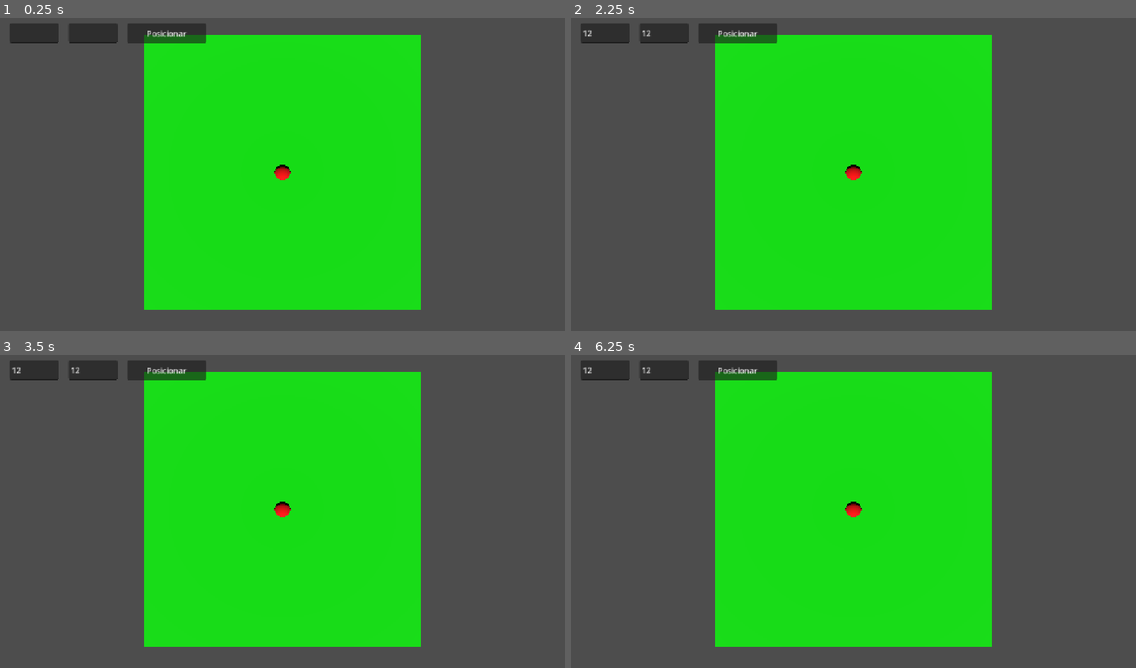
Above: before the commit, frames 1-4 (two rows, left to right).
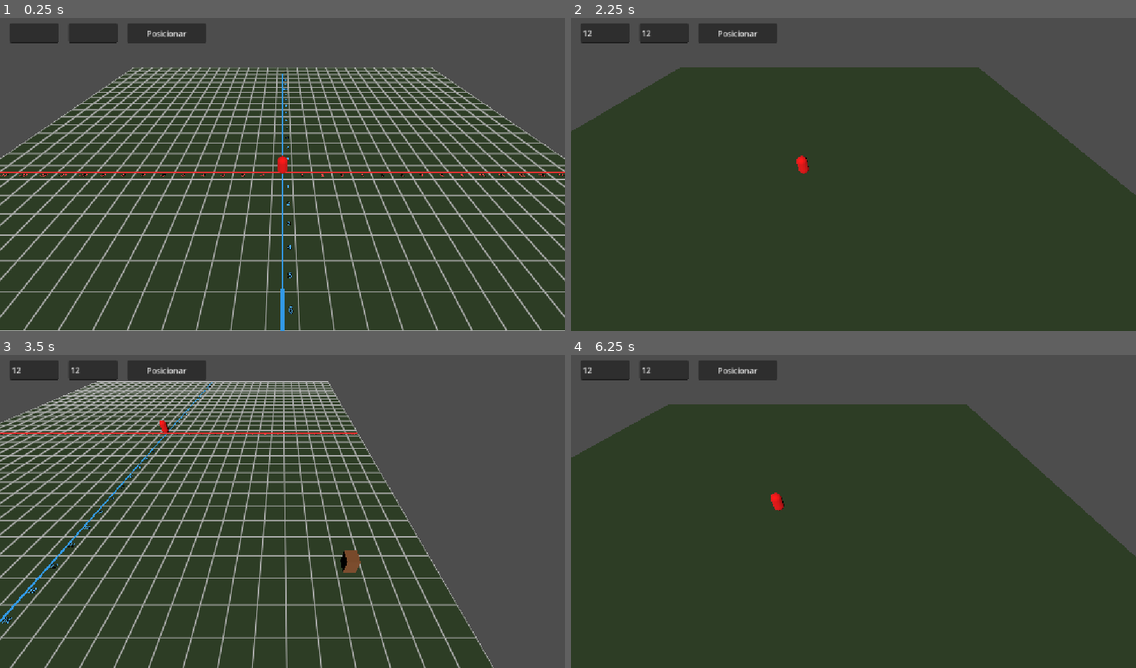
Above: after the commit, the same moments.

Repository: viniciussantz/Defesa-Cartesiana
Game: Godot game, scene res://scenes/main/main.tscn
The game is run twice, just before and just after one commit, with the same random seed, the same clock (stepped at 60 frames per second) and the same inputs.
Inputs (mouse positions are in pixels of both pictures, inside the frame that each line leads up to):
- Up to frame 1 (0.25 s): no input
- Up to frame 2 (2.25 s): click (604, 33) at 0.52 s; type "12" at 0.6 s; click (661, 33) at 0.75 s; type "12" at 0.83 s; click "Posicionar" at 1.25 s; tap Enter at 2 s; move the mouse to (977, 155) at 2.02 s; hold Right (ui_right) from 2.03 s (still down); tap Space at 2.1 s; click (977, 155) at 2.17 s
- Up to frame 3 (3.5 s): tap Space at 2.27, 2.57, 2.85, 3.02, 3.32 s; move the mouse to (169, 524) at 2.77 s; release Right (ui_right) at 2.78 s; hold Down (ui_down) from 2.78 s (still down); click (169, 524) at 2.92 s
- Up to frame 4 (6.25 s): move the mouse to (910, 439) at 3.52 s; release Down (ui_down) at 3.53 s; hold Right (ui_right) 3.53-4.28 s; tap Space at 3.6, 4.35, 4.52, 4.82, 5.1, 5.27, 5.57, 5.85, 6.02 s; click (910, 439) at 3.67 s; move the mouse to (825, 574) at 4.27 s; hold Up (ui_up) 4.28-5.03 s; click (825, 574) at 4.42 s; move the mouse to (1023, 558) at 5.02 s; hold Left (ui_left) from 5.03 s (still down); click (1023, 558) at 5.17 s; move the mouse to (684, 461) at 5.77 s; click (684, 461) at 5.92 s

The runs differ from the first frame. In frame 1, 81% of the frame differs, in the area x 0-100%, y 5-100%; in frame 2, 82%; in frame 3, 70%; in frame 4, 81%.

Commit message:
feat: adiciona camera RTS 3D e grid cartesiano interativo com toggle

Diff:
--- a/project.godot
+++ b/project.godot
@@ -27,4 +27,3 @@
 [rendering]
 
 rendering_device/driver.windows="d3d12"
-renderer/rendering_method="mobile"
--- a/scenes/main/main.gd
+++ b/scenes/main/main.gd
@@ -3,11 +3,61 @@
 const CENA_ATALAIA = preload("res://scenes/torres/atalaia.tscn")
 
 @export var tamanho_celula: float = 2.0
+@export var alcance_grid: int = 15 # Gera marcadores de -10 até +10
 
+@onready var chao_grid: MeshInstance3D = $ChaoGrid
+
+var container_marcadores: Node3D
+var grid_visivel: bool = true
 
 func _ready() -> void:
 	$CanvasLayer/BotaoConstruir.pressed.connect(_on_botao_construir_pressed)
+	gerar_marcadores_cartesiano()
 
+func _unhandled_input(event: InputEvent) -> void:
+	if event is InputEventKey and event.pressed and not event.echo:
+		if event.keycode == KEY_SPACE:
+			alternar_grid()
+
+func alternar_grid() -> void:
+	grid_visivel = !grid_visivel
+
+	# Esconde ou mostra as legendas numéricas
+	if container_marcadores:
+		container_marcadores.visible = grid_visivel
+
+	# Envia o novo estado para o material do Shader
+	if chao_grid:
+		var mat = chao_grid.get_surface_override_material(0) as ShaderMaterial
+		if mat:
+			mat.set_shader_parameter("exibir_grid", grid_visivel)
+
+func gerar_marcadores_cartesiano() -> void:
+	container_marcadores = Node3D.new()
+	container_marcadores.name = "MarcadoresGrid"
+	add_child(container_marcadores)
+
+	for i in range(-alcance_grid, alcance_grid + 1):
+		if i == 0:
+			continue
+
+		var label_x = Label3D.new()
+		label_x.text = str(i)
+		label_x.pixel_size = 0.01
+		label_x.font_size = 48
+		label_x.modulate = Color(1, 0.3, 0.3)
+		label_x.position = Vector3(i * tamanho_celula, 0.1, 0.5)
+		label_x.rotation_degrees.x = -90
+		container_marcadores.add_child(label_x)
+
+		var label_z = Label3D.new()
+		label_z.text = str(i)
+		label_z.pixel_size = 0.01
+		label_z.font_size = 48
+		label_z.modulate = Color(0.3, 0.7, 1)
+		label_z.position = Vector3(0.5, 0.1, i * tamanho_celula)
+		label_z.rotation_degrees.x = -90
+		container_marcadores.add_child(label_z)
 
 func _on_botao_construir_pressed() -> void:
 	var x: int = int($CanvasLayer/InputX.text)
--- a/scenes/main/main.tscn
+++ b/scenes/main/main.tscn
@@ -2,12 +2,21 @@
 
 [ext_resource type="Script" uid="uid://bgmxjggk8ncoa" path="res://scenes/main/main.gd" id="1_hyk8p"]
 [ext_resource type="PackedScene" uid="uid://b2rjrfk1is6ig" path="res://scenes/inimigos/inimigo.tscn" id="2_iuonh"]
+[ext_resource type="Shader" uid="uid://l7quo08foqun" path="res://shaders/grid_cartesiano.gdshader" id="2_l3cfh"]
+[ext_resource type="Script" uid="uid://c7iyf62paqy0p" path="res://scripts/camera_rts.gd" id="3_k2fmo"]
 
 [sub_resource type="PlaneMesh" id="PlaneMesh_g4v7s"]
-size = Vector2(20, 20)
+size = Vector2(62, 62)
 
-[sub_resource type="StandardMaterial3D" id="StandardMaterial3D_yf5fn"]
-albedo_color = Color(0, 1, 0, 1)
+[sub_resource type="ShaderMaterial" id="ShaderMaterial_l3cfh"]
+render_priority = 0
+shader = ExtResource("2_l3cfh")
+shader_parameter/exibir_grid = true
+shader_parameter/tamanho_celula = 2.0
+shader_parameter/cor_fundo = Color(0.18, 0.24, 0.15, 1)
+shader_parameter/cor_grade = Color(0.7, 0.7, 0.7, 0.3)
+shader_parameter/cor_eixo_x = Color(0.9, 0.2, 0.2, 1)
+shader_parameter/cor_eixo_z = Color(0.2, 0.6, 0.9, 1)
 
 [sub_resource type="BoxShape3D" id="BoxShape3D_g4v7s"]
 size = Vector3(20, 0.1, 20)
@@ -17,10 +26,6 @@
 
 [node name="Sol" type="DirectionalLight3D" parent="." unique_id=859875625]
 transform = Transform3D(1, 0, 0, 0, 0.70710677, 0.70710677, 0, -0.70710677, 0.70710677, 0, 0, 0)
-
-[node name="CameraPrincipal" type="Camera3D" parent="." unique_id=1692571749]
-transform = Transform3D(1, 0, 0, 0, -4.371139e-08, 1, 0, -1, -4.371139e-08, 0, 15, 0)
-current = true
 
 [node name="Torres" type="Node3D" parent="." unique_id=1621792077]
 
@@ -45,13 +50,20 @@
 offset_bottom = 60.0
 text = "Posicionar"
 
-[node name="Chao" type="MeshInstance3D" parent="." unique_id=472142663]
+[node name="ChaoGrid" type="MeshInstance3D" parent="." unique_id=472142663]
 mesh = SubResource("PlaneMesh_g4v7s")
-surface_material_override/0 = SubResource("StandardMaterial3D_yf5fn")
+surface_material_override/0 = SubResource("ShaderMaterial_l3cfh")
 
-[node name="StaticBody3D" type="StaticBody3D" parent="Chao" unique_id=1476428418]
+[node name="StaticBody3D" type="StaticBody3D" parent="ChaoGrid" unique_id=1476428418]
 
-[node name="CollisionShape3D" type="CollisionShape3D" parent="Chao/StaticBody3D" unique_id=1510812623]
+[node name="CollisionShape3D" type="CollisionShape3D" parent="ChaoGrid/StaticBody3D" unique_id=1510812623]
 shape = SubResource("BoxShape3D_g4v7s")
 
 [node name="Inimigo" parent="." unique_id=246776501 instance=ExtResource("2_iuonh")]
+
+[node name="CameraPivot" type="Node3D" parent="." unique_id=1030766222]
+script = ExtResource("3_k2fmo")
+
+[node name="Camera3D" type="Camera3D" parent="CameraPivot" unique_id=338294699]
+transform = Transform3D(1, 0, 0, 0, 0.70710677, 0.70710677, 0, -0.70710677, 0.70710677, 0, 15, 15)
+current = true
--- a/scenes/torres/atalaia.gd
+++ b/scenes/torres/atalaia.gd
@@ -26,6 +26,9 @@
 
 
 func _on_timer_timeout() -> void:
+	# Remove inimigos que já foram destruídos do array
+	inimigos_no_alcance = inimigos_no_alcance.filter(func(ini): return is_instance_valid(ini))
+
 	if inimigos_no_alcance.size() > 0:
 		var alvo = inimigos_no_alcance[0]
 		atacar(alvo)
--- /dev/null
+++ b/scripts/camera_rts.gd
@@ -0,0 +1,69 @@
+extends Node3D
+
+@export_category("Movimentação")
+@export var velocidade_movimento: float = 25.0
+@export var suavizacao: float = 10.0
+
+@export_category("Zoom")
+@export var velocidade_zoom: float = 2.0
+@export var zoom_min: float = 5.0
+@export var zoom_max: float = 35.0
+
+@export_category("Rotação")
+@export var sensibilidade_mouse: float = 0.005
+
+@onready var camera: Camera3D = $Camera3D
+
+var _arrastando_mouse: bool = false
+var _zoom_alvo: float = 15.0
+
+func _ready() -> void:
+	if camera:
+		_zoom_alvo = camera.position.z
+
+func _unhandled_input(event: InputEvent) -> void:
+	# Ativa rotação segurando Botão Direito ou Botão do Meio (Scroll)
+	if event is InputEventMouseButton:
+		if event.button_index in [MOUSE_BUTTON_RIGHT, MOUSE_BUTTON_MIDDLE]:
+			_arrastando_mouse = event.pressed
+
+		# Zoom com Scroll do Mouse
+		if event.button_index == MOUSE_BUTTON_WHEEL_UP and event.pressed:
+			_zoom_alvo = clamp(_zoom_alvo - velocidade_zoom, zoom_min, zoom_max)
+		elif event.button_index == MOUSE_BUTTON_WHEEL_DOWN and event.pressed:
+			_zoom_alvo = clamp(_zoom_alvo + velocidade_zoom, zoom_min, zoom_max)
+
+	# Aplica rotação horizontal no pivô ao arrastar o mouse
+	if event is InputEventMouseMotion and _arrastando_mouse:
+		rotate_y(-event.relative.x * sensibilidade_mouse)
+
+func _process(delta: float) -> void:
+	_processar_movimento(delta)
+	_processar_zoom(delta)
+
+func _processar_movimento(delta: float) -> void:
+	var input_dir := Vector2.ZERO
+
+	# Checa W/S ou Setas (Cima/Baixo)
+	if Input.is_key_pressed(KEY_W) or Input.is_action_pressed("ui_up"):
+		input_dir.y -= 1.0
+	if Input.is_key_pressed(KEY_S) or Input.is_action_pressed("ui_down"):
+		input_dir.y += 1.0
+
+	# Checa A/D ou Setas (Esquerda/Direita)
+	if Input.is_key_pressed(KEY_A) or Input.is_action_pressed("ui_left"):
+		input_dir.x -= 1.0
+	if Input.is_key_pressed(KEY_D) or Input.is_action_pressed("ui_right"):
+		input_dir.x += 1.0
+
+	# Normaliza para manter velocidade constante nas diagonais
+	if input_dir != Vector2.ZERO:
+		input_dir = input_dir.normalized()
+		var direcao := (global_transform.basis * Vector3(input_dir.x, 0, input_dir.y)).normalized()
+		direcao.y = 0.0
+		global_position += direcao * velocidade_movimento * delta
+
+func _processar_zoom(delta: float) -> void:
+	# Transição suave de aproximação/afastamento
+	camera.position.z = lerp(camera.position.z, _zoom_alvo, suavizacao * delta)
+	camera.position.y = lerp(camera.position.y, _zoom_alvo, suavizacao * delta)
--- /dev/null
+++ b/shaders/grid_cartesiano.gdshader
@@ -0,0 +1,42 @@
+shader_type spatial;
+render_mode unshaded;
+
+uniform bool exibir_grid = true; // Controla se o grid desenha linhas ou apenas a cor de fundo
+uniform float tamanho_celula = 2.0;
+uniform vec4 cor_fundo : source_color = vec4(0.18, 0.24, 0.15, 1.0);
+uniform vec4 cor_grade : source_color = vec4(0.7, 0.7, 0.7, 0.3);
+uniform vec4 cor_eixo_x : source_color = vec4(0.9, 0.2, 0.2, 1.0);
+uniform vec4 cor_eixo_z : source_color = vec4(0.2, 0.6, 0.9, 1.0);
+
+varying vec3 pos_mundo;
+
+void vertex() {
+	pos_mundo = (MODEL_MATRIX * vec4(VERTEX, 1.0)).xyz;
+}
+
+void fragment() {
+	if (!exibir_grid) {
+		ALBEDO = cor_fundo.rgb;
+	} else {
+		vec2 coord = pos_mundo.xz / tamanho_celula;
+		vec2 grid_pos = abs(fract(coord - 0.5) - 0.5);
+		vec2 delta = fwidth(coord);
+
+		vec2 line = smoothstep(vec2(0.5) - delta, vec2(0.5), grid_pos);
+		float eh_linha = max(line.x, line.y);
+
+		float largura_eixo = 0.1;
+		bool eixo_x = abs(pos_mundo.z) < largura_eixo;
+		bool eixo_z = abs(pos_mundo.x) < largura_eixo;
+
+		vec4 cor_final = mix(cor_fundo, cor_grade, eh_linha);
+
+		if (eixo_x) {
+			cor_final = cor_eixo_x;
+		} else if (eixo_z) {
+			cor_final = cor_eixo_z;
+		}
+
+		ALBEDO = cor_final.rgb;
+	}
+}
Not shown, added: scripts/camera_rts.gd.uid
Not shown, added: shaders/grid_cartesiano.gdshader.uid
